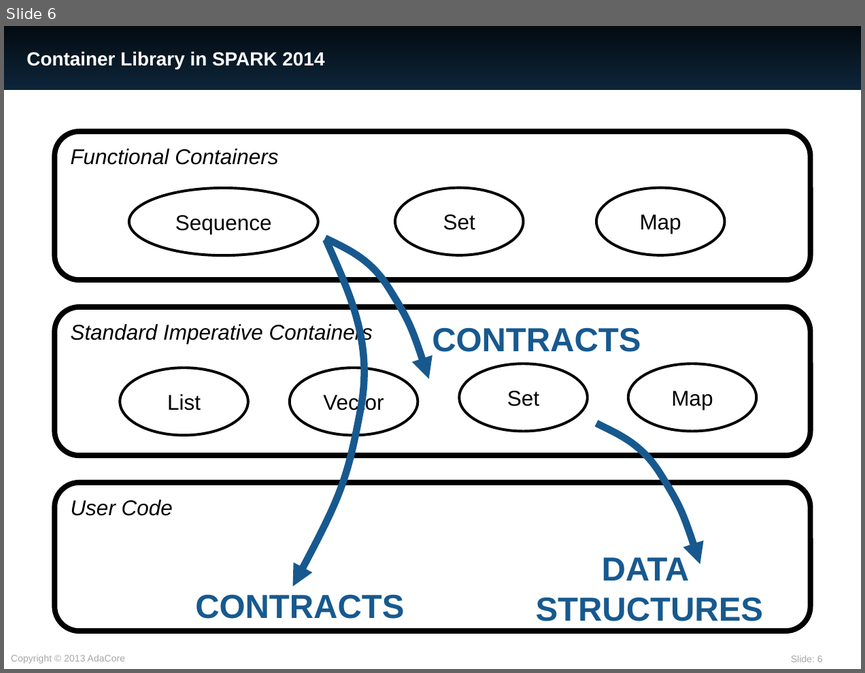
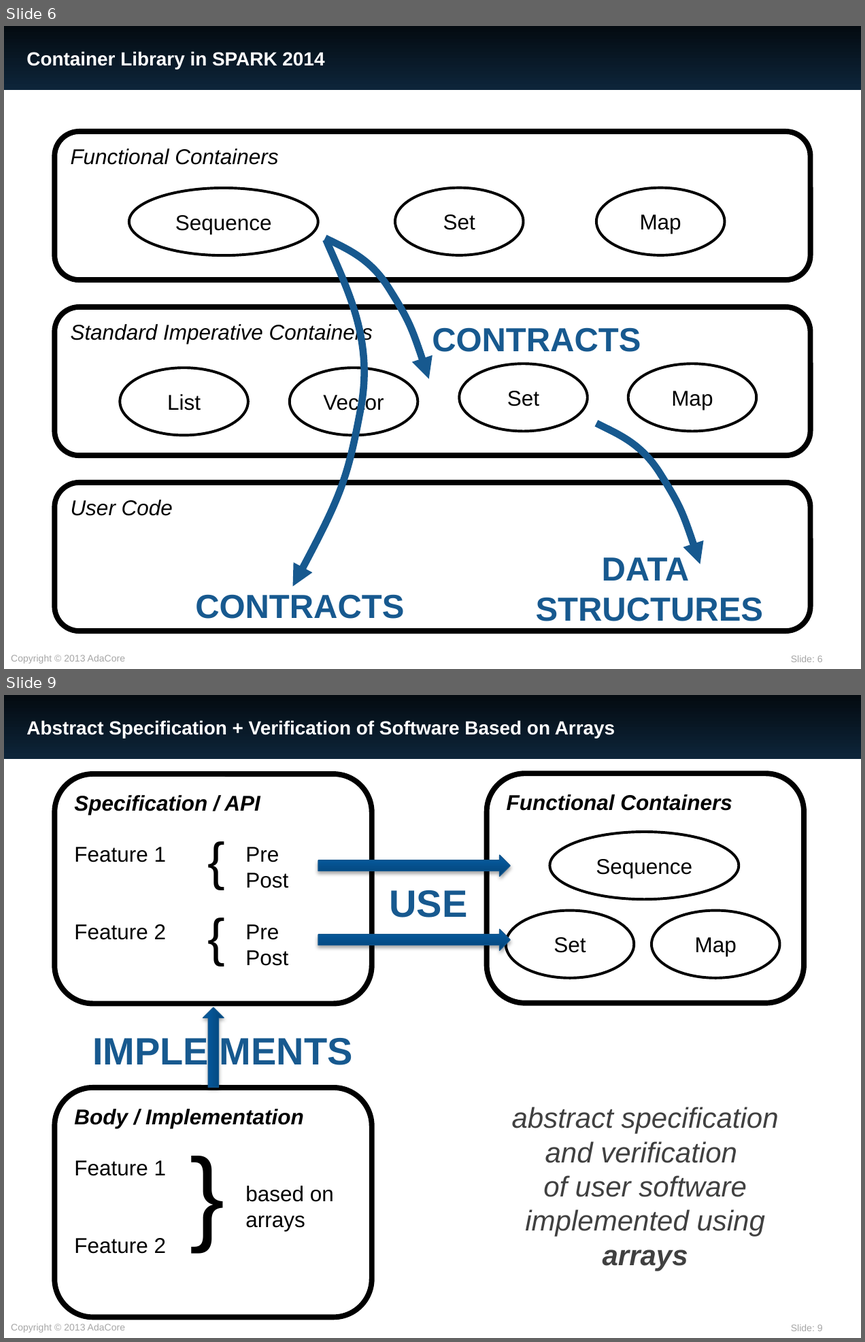
Before and after one commit to AdaCore/spark2014, a slide deck: slides/RSSRail_2016/SPARK.pptx. Shown one above the other, each under a label of ours: slide 6 before the commit, slides 6 and 9 after it; the slides between them are not shown. The pictures are 865x673 and 865x1342 pixels, drawn with LibreOffice and Linux fonts; fonts in the diff are those of the drawing. Boxes give left, top, right and bottom in pixels: in the first picture for what was removed or moved away, otherwise in the second. Text is boxed around its words. In the diff, an @@ line names an element or a change of style, - is before the commit and + after.

```diff
--- a/slides/RSSRail_2016/SPARK.pptx
+++ b/slides/RSSRail_2016/SPARK.pptx
@@ slide 9 added at (4, 695, 861, 1338), background #FFFFFF; not listed: 3 template elements that a slide beside it also shows @@
@@ title added at (26, 720, 615, 738), 16 pt, text #FFFFFF, bold @@
+Abstract Specification + Verification of Software Based on Arrays
@@ rounded rectangle added at (54, 774, 372, 1004), fill #FFFFFF, outline #000000 4.5 pt, 18 pt, text #000000 @@
+Specification / API
+Feature 1 Pre
+Post
+Feature 2 Pre
+Post
@@ rounded rectangle added at (486, 774, 804, 1004), fill #FFFFFF, outline #000000 4.5 pt, 18 pt, text #000000, bold, italic @@
+Functional Containers
@@ text added at (193, 824, 234, 896), 44 pt, text #000000 @@
+{
@@ ellipse added at (550, 832, 738, 900), fill #FFFFFF, outline #000000 2.25 pt, 18 pt, text #000000 @@
+Sequence
@@ right arrow added at (318, 855, 511, 877), fill gradient #044478 to #05589C to #0259A0, outline #14578F 0.75 pt @@
@@ text added at (390, 890, 468, 917), 32 pt, text #17598F, bold @@
+USE
@@ text added at (193, 899, 234, 971), 44 pt, text #000000 @@
+{
@@ ellipse added at (506, 910, 634, 978), fill #FFFFFF, outline #000000 2.25 pt, 18 pt, text #000000 @@
+Set
@@ ellipse added at (652, 910, 781, 978), fill #FFFFFF, outline #000000 2.25 pt, 18 pt, text #000000 @@
+Map
@@ right arrow added at (318, 929, 511, 950), fill gradient #044478 to #05589C to #0259A0, outline #14578F 0.75 pt @@
@@ right arrow added at (203, 1007, 224, 1087), fill gradient #044478 to #05589C to #0259A0, outline #14578F 0.75 pt @@
@@ text added at (92, 1034, 353, 1071), 32 pt, text #17598F, bold @@
+IMPLE MENTS
@@ rounded rectangle added at (54, 1087, 372, 1317), fill #FFFFFF, outline #000000 4.5 pt, 18 pt, text #000000 @@
+Body / Implementation
+Feature 1
+based on
+arrays
+Feature 2
@@ text added at (512, 1106, 779, 1270), 24 pt, text #404040, italic @@
+abstract specification and verification
+of user software implemented using arrays
@@ text added at (193, 1151, 234, 1286), 88 pt, text #000000 @@
+{
```
Also in this commit, not shown: 3 slides changed, 10 other slides added.
